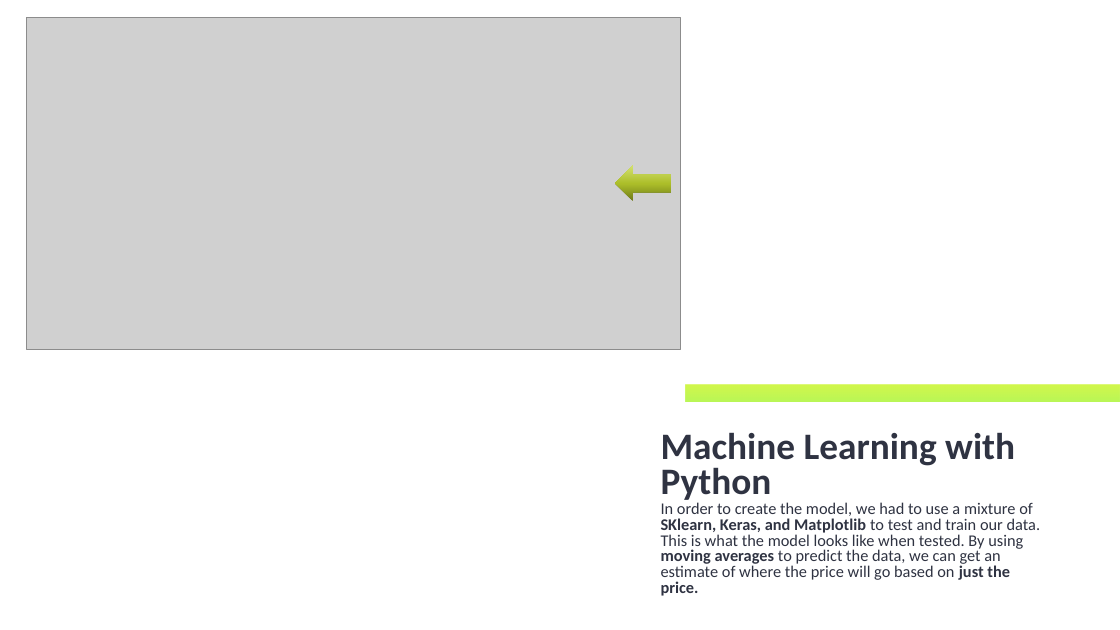
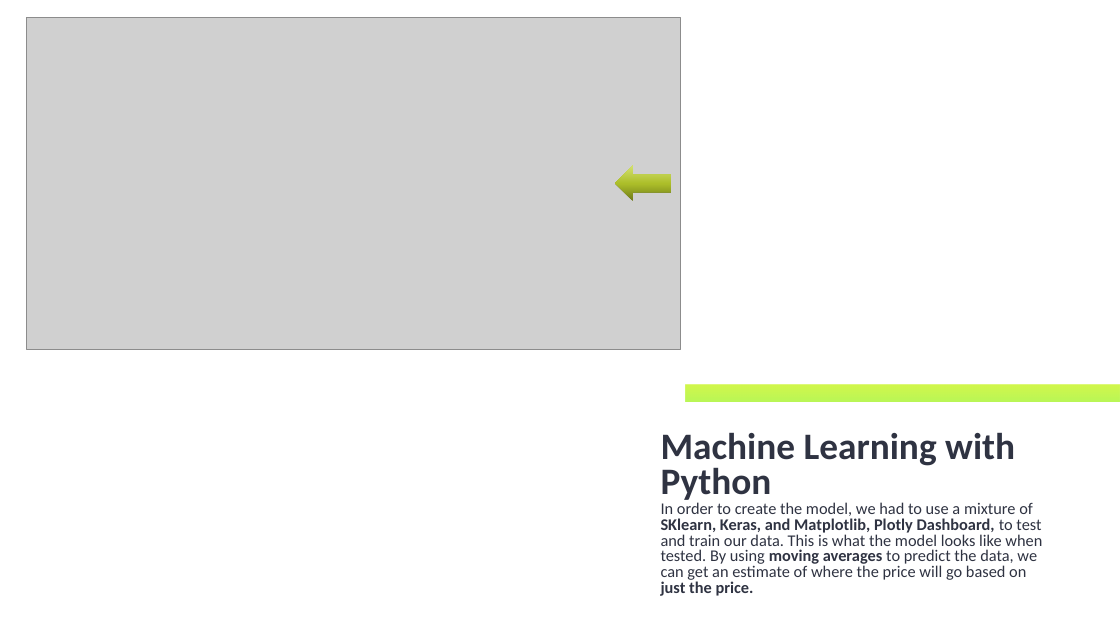
Before and after one commit to DuvanDiaz/StockPrediction, a slide deck: slide 4 of Machine Learning Presentation.pptx. Drawn at 1120x630 pixels with LibreOffice and Linux fonts; fonts in the diff are those of the drawing; grey boxes stand for pictures; background and template pictures are left out. Boxes give left, top, right and bottom in pixels: in the first picture for what was removed or moved away, otherwise in the second. Text is boxed around its words. In the diff, an @@ line names an element or a change of style, - is before the commit and + after.

```diff
--- a/Machine Learning Presentation.pptx
+++ b/Machine Learning Presentation.pptx
@@ title at (661,432,1042,596): text changed @@
-Machine Learning with Python
-In order to create the model, we had to use a mixture of SKlearn, Keras, and Matplotlib to test and train our data. This is what the model looks like when tested. By using moving averages to predict the data, we can get an estimate of where the price will go based on just the price.
+Machine Learning with Python
+In order to create the model, we had to use a mixture of SKlearn, Keras, and Matplotlib, Plotly Dashboard, to test and train our data. This is what the model looks like when tested. By using moving averages to predict the data, we can get an estimate of where the price will go based on just the price.
```
Also in this commit, not shown: 1 other slide changed, 3 other files.
